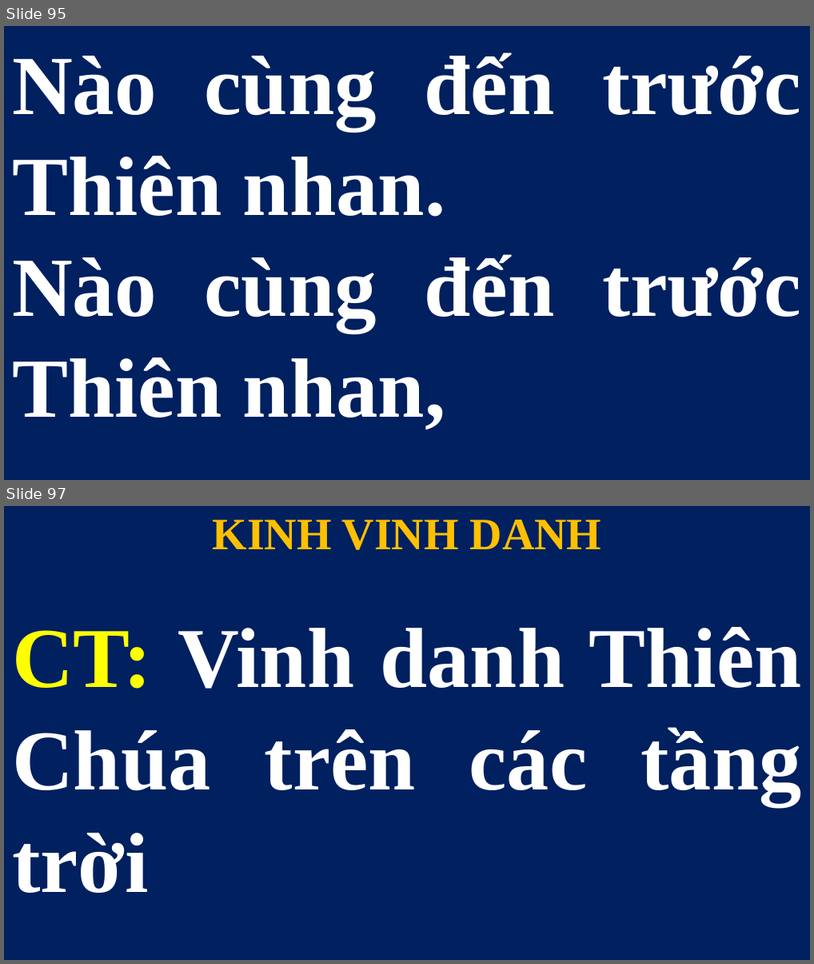
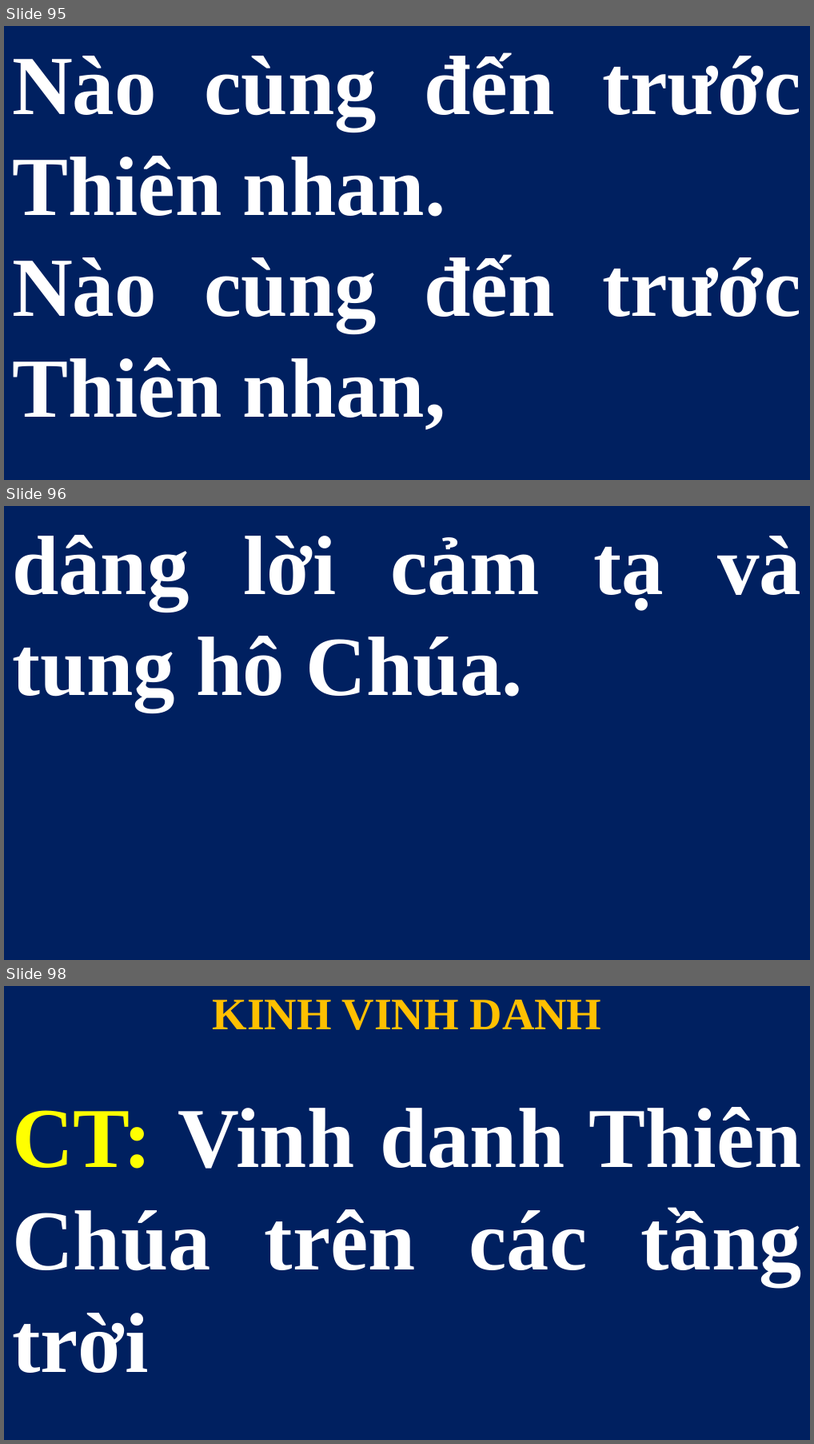
Before and after one commit to lythanhngodev64/SlideLe, a slide deck: Slide/Thứ Bảy - CN-25-TN 2026.pptx. Shown one above the other, each under a label of ours: slides 95 and 97 before the commit, slides 95, 96 and 98 after it; the slides between them are not shown. The pictures are 814x964 and 814x1444 pixels, drawn with LibreOffice and Linux fonts; fonts in the diff are those of the drawing. Boxes give left, top, right and bottom in pixels: in the first picture for what was removed or moved away, otherwise in the second. Text is boxed around its words. In the diff, an @@ line names an element or a change of style, - is before the commit and + after.

```diff
--- a/Slide/Thứ Bảy - CN-25-TN 2026.pptx
+++ b/Slide/Thứ Bảy - CN-25-TN 2026.pptx
@@ slide 96 added at bbox=[4, 506, 810, 960], background #FFFFFF @@
@@ subtitle added at bbox=[4, 506, 810, 959], fill #002060, 75 pt, text #FFFFFF, bold @@
+dâng lời cảm tạ và tung hô Chúa.
@@ what was slide 97 is now slide 98 @@
```
Also in this commit, not shown: 2 slides changed, 4 other files.
